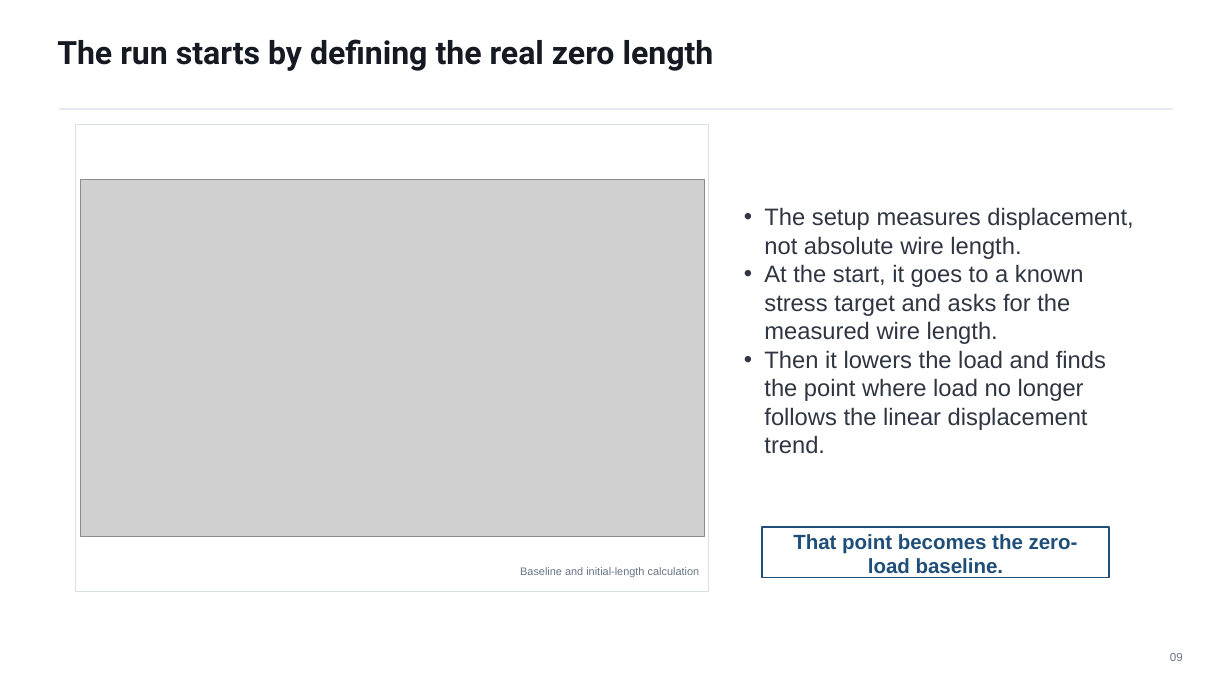
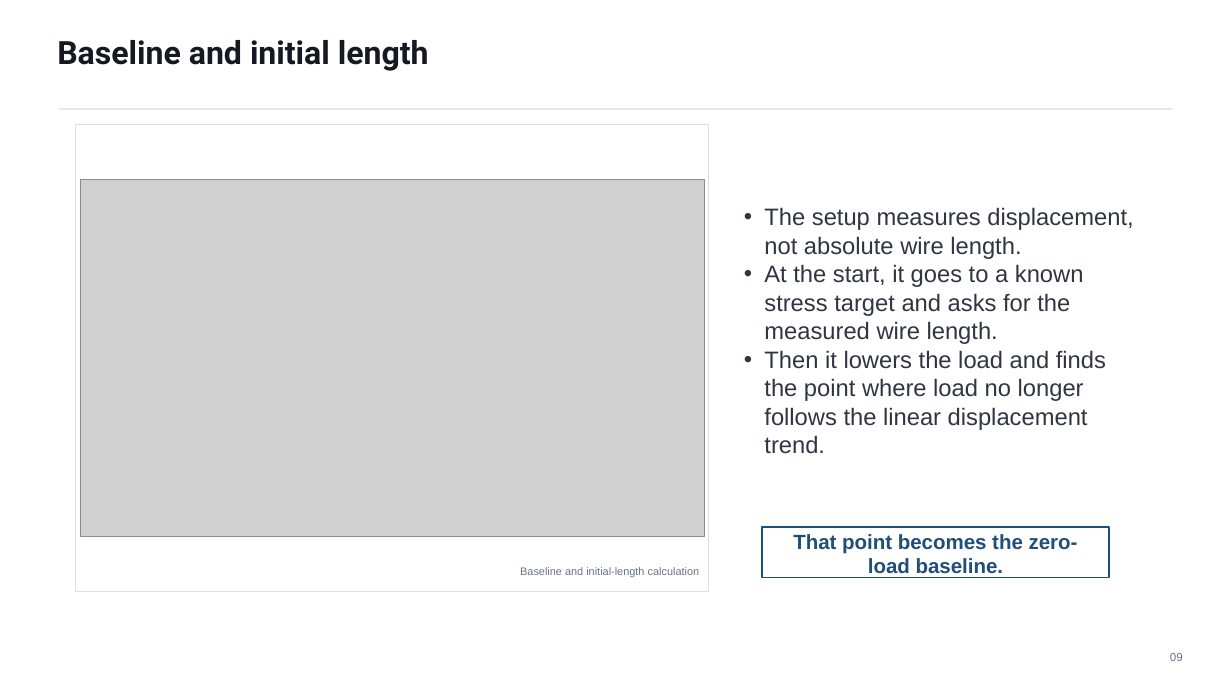
Before and after one commit to MMMM2000/PyPlot, a slide deck: slide 9 of docs/assets/presentations/mini_dma_colloquium_2026-05-21_revised.pptx. Drawn at 1232x693 pixels with LibreOffice and Linux fonts; fonts in the diff are those of the drawing; grey boxes stand for pictures. Boxes give left, top, right and bottom in pixels: in the first picture for what was removed or moved away, otherwise in the second. Text is boxed around its words. In the diff, an @@ line names an element or a change of style, - is before the commit and + after.

```diff
--- a/docs/assets/presentations/mini_dma_colloquium_2026-05-21_revised.pptx
+++ b/docs/assets/presentations/mini_dma_colloquium_2026-05-21_revised.pptx
@@ text at (x1=57, y1=40, x2=429, y2=71): text changed @@
-The run starts by defining the real zero length
+Baseline and initial length
```
Also in this commit, not shown: 4 other slides changed.
